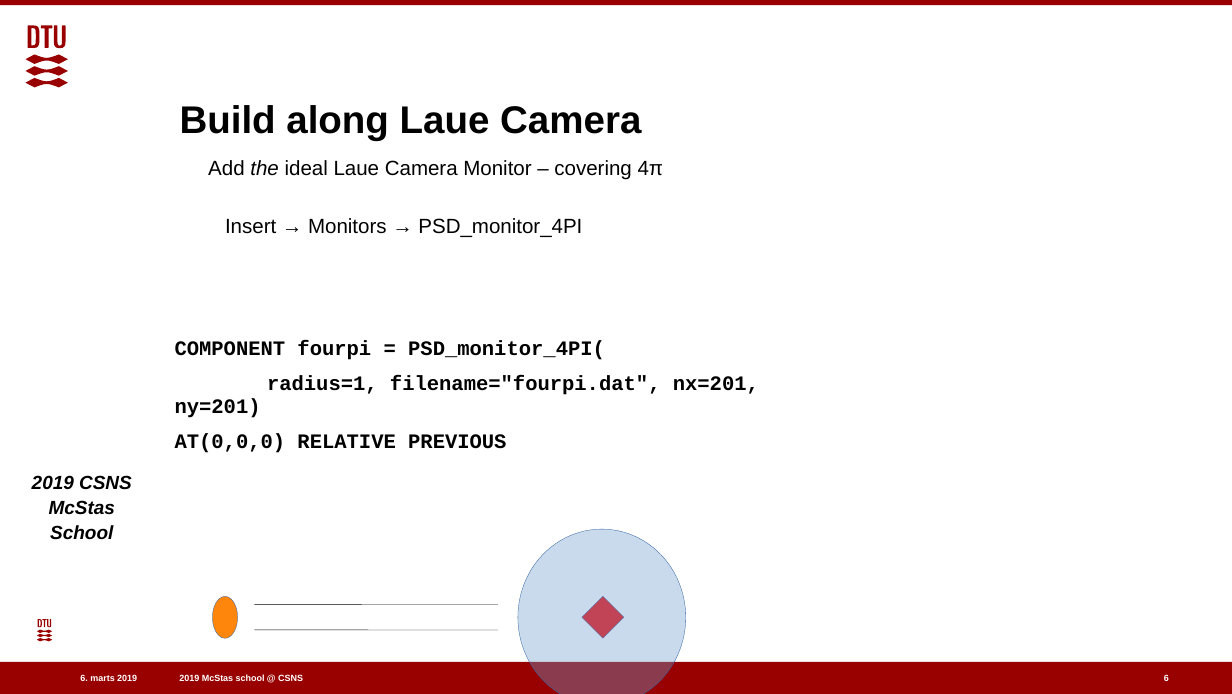
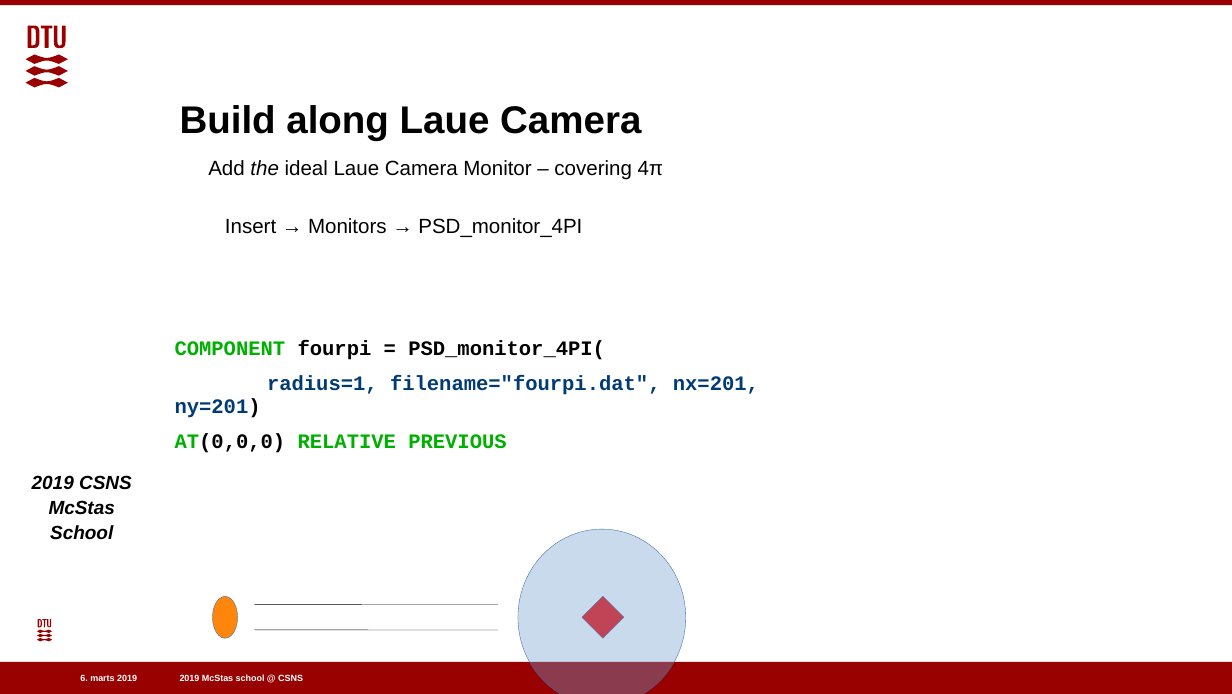
Before and after one commit to eddymaoui/Schools, a slide deck: slide 6 of CSNS_March_2019/3_Wednesday_March_27th/3_sample_and_keyword_exercise/3_sample_practical_powders_sx.pptx. Drawn at 1232x694 pixels with LibreOffice and Linux fonts; fonts in the diff are those of the drawing; background and template pictures are left out. Boxes give left, top, right and bottom in pixels: in the first picture for what was removed or moved away, otherwise in the second. Text is boxed around its words. In the diff, an @@ line names an element or a change of style, - is before the commit and + after.

```diff
--- a/CSNS_March_2019/3_Wednesday_March_27th/3_sample_and_keyword_exercise/3_sample_practical_powders_sx.pptx
+++ b/CSNS_March_2019/3_Wednesday_March_27th/3_sample_and_keyword_exercise/3_sample_practical_powders_sx.pptx
@@ text "COMPONENT fourpi = PSD_monitor_4PI(" at [175,341,759,453]: text colour #000000 to #00B000 in "COMPONENT", "AT(0,0,0) RELATIVE PREVIOUS"; text colour #000000 to #003B76 in "radius=1, filename="fourpi.dat", nx=201, ny=201)" @@
@@ ellipse at [213,596,238,637]: outline #3465A4 0.25 pt to #3465A4 0.26 pt @@
@@ freeform shape at [37,619,52,641]: outline redrawn @@
@@ page number removed at [1164,674,1169,683] @@
-6
```
Also in this commit, not shown: 13 other slides changed, 1 slide added, 1 other file.
